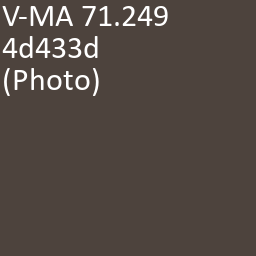
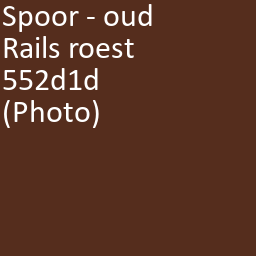
Before/after of a w=256, h=256 layered artwork. What changed in the layer stack:
renamed "V-MA 71.249 ..." to "Spoor - oud ...", painted on it over [2, 4, 168, 128]
painted on "Achtergrond" over [0, 0, 256, 256]
